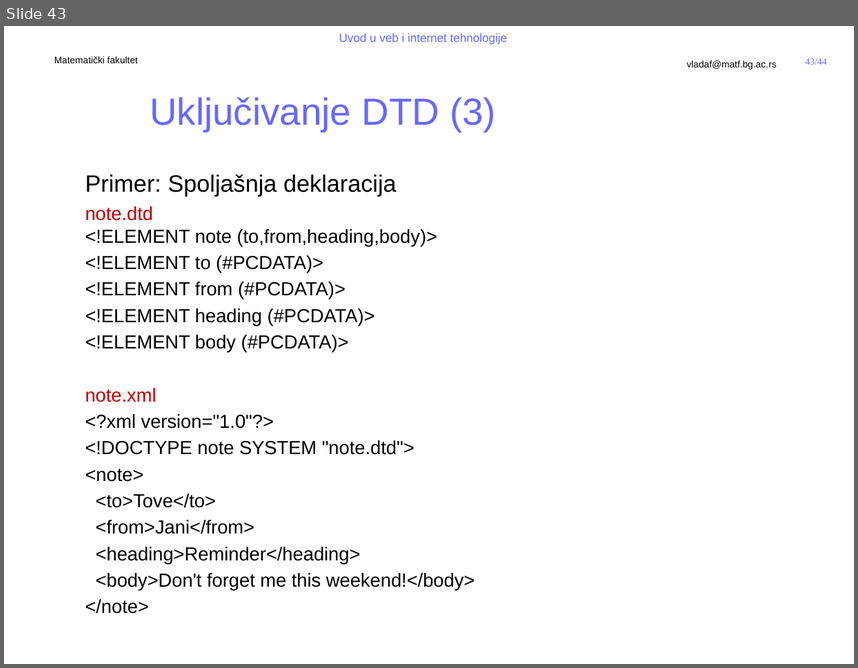
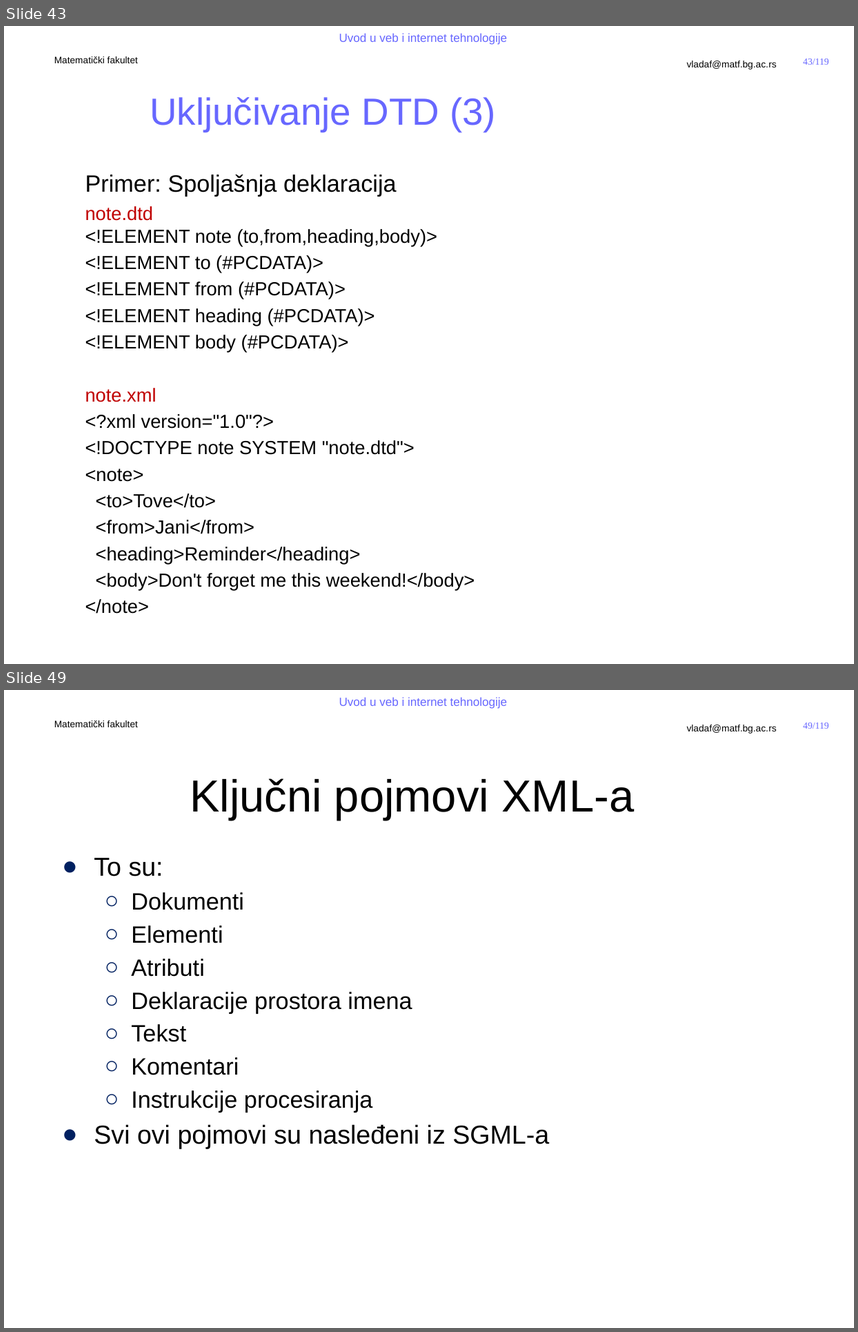
Before and after one commit to MatfUVIT/info, a slide deck: predavanja/prezentacije/UVIT02-01-Jezici za obelezavanje.pptx. Shown one above the other, each under a label of ours: slide 43 before the commit, slides 43 and 49 after it; the slides between them are not shown. The pictures are 858x668 and 858x1332 pixels, drawn with LibreOffice and Linux fonts; fonts in the diff are those of the drawing; background and template pictures are left out. Boxes give left, top, right and bottom in pixels: in the first picture for what was removed or moved away, otherwise in the second. Text is boxed around its words. In the diff, an @@ line names an element or a change of style, - is before the commit and + after.

```diff
--- a/predavanja/prezentacije/UVIT02-01-Jezici za obelezavanje.pptx
+++ b/predavanja/prezentacije/UVIT02-01-Jezici za obelezavanje.pptx
@@ slide 49 added at [4,690,854,1328], background #FFFFFF; not listed: 5 template elements that a slide beside it also shows @@
@@ title added at [190,778,635,820], 38 pt, text #000000 @@
+Ključni pojmovi XML-a
@@ text added at [94,858,549,1149], 20 pt, text #000000 @@
+● To su:
+  ○ Dokumenti
+  ○ Elementi
+  ○ Atributi
+  ○ Deklaracije prostora imena
+  ○ Tekst
+  ○ Komentari
+  ○ Instrukcije procesiranja
+● Svi ovi pojmovi su nasleđeni iz SGML-a
@@ page number at [803,58,829,65]: text changed @@
-43/44
+43/119
```
Also in this commit, not shown: 2 slides changed, 74 other slides added, 2 other files.
